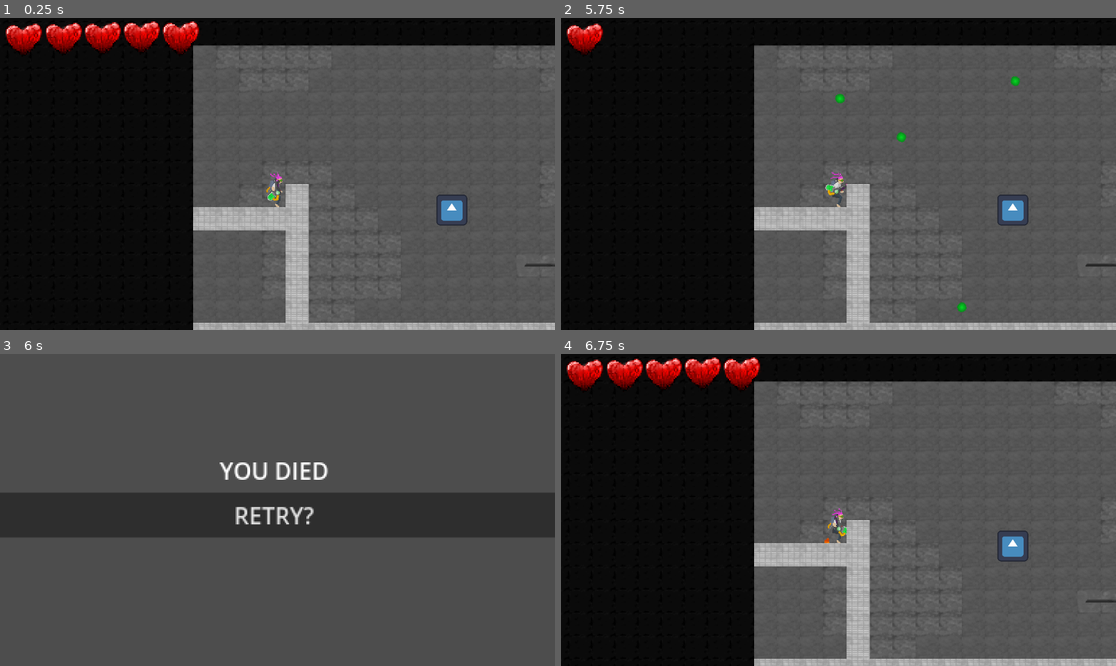
Above: before the commit, frames 1-4 (two rows, left to right).
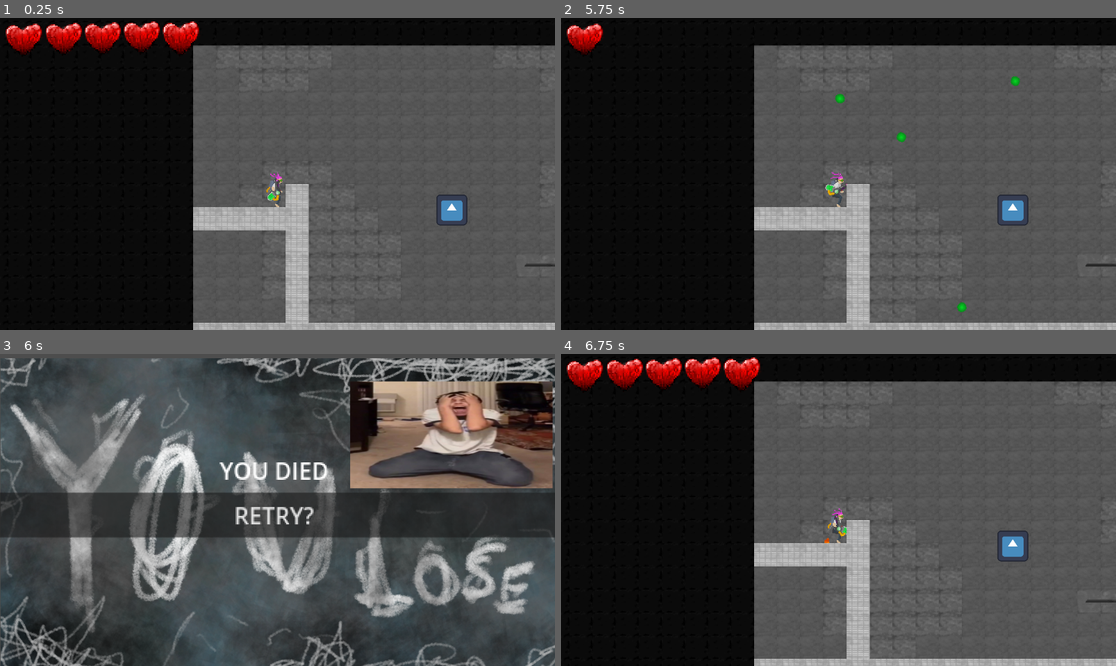
Above: after the commit, the same moments.

Repository: Sn0wy8/Haven
Game: Godot game, scene res://Scenes/main.tscn
Two runs of this game, one before a commit and one after it. Both use one fixed random seed, a clock stepped at 60 frames per second and the inputs below. The engine's default icon, where the game draws it, is replaced by a stand-in: a white triangle on a blue panel in a dark square.
Inputs (mouse positions are in pixels of both pictures, inside the frame that each line leads up to):
- Up to frame 1 (0.25 s): no input
- Up to frame 2 (5.75 s): move the mouse to (960, 158) at 0.52 s; hold D (RIGHT) 0.53-2.03 s; click (960, 158) at 0.6 s; tap W (UP) at 0.77, 1.52, 3.02, 3.77, 4.52 s; move the mouse to (727, 189) at 1.27 s; click (727, 189) at 1.35 s; move the mouse to (894, 105) at 2.02 s; hold A (LEFT) 2.03-2.78 s; click (894, 105) at 2.1 s; move the mouse to (810, 236) at 2.77 s; hold D (RIGHT) 2.78-4.28 s; click (810, 236) at 2.85 s; move the mouse to (1005, 220) at 3.52 s; click (1005, 220) at 3.6 s; move the mouse to (672, 127) at 4.27 s; hold A (LEFT) 4.28-5.03 s; click (672, 127) at 4.35 s; move the mouse to (866, 174) at 5.02 s; hold D (RIGHT) from 5.03 s (still down); click (866, 174) at 5.1 s
- Up to frame 3 (6 s): move the mouse to (194, 432) at 5.77 s; release D (RIGHT) at 5.78 s; hold A (LEFT) from 5.78 s (still down); click (194, 432) at 5.85 s
- Up to frame 4 (6.75 s): tap W (UP) at 6.02 s; release A (LEFT) at 6.5 s; click "RETRY?" at 6.5 s

Frames 1-2 are identical in both runs. In frame 3, 41% of the frame differs, in the area x 0-100%, y 1-100%; in frame 4, nothing differs.

Commit message:
deatsfd

Diff:
--- a/haven/Scenes/DEATH.tscn
+++ b/haven/Scenes/DEATH.tscn
@@ -2,6 +2,7 @@
 
 [ext_resource type="Script" uid="uid://bemtcfbethcfi" path="res://Scenes/death.gd" id="1_f5qp3"]
 [ext_resource type="Script" uid="uid://dk7vlsh14bygg" path="res://Scenes/button.gd" id="2_s8c8q"]
+[ext_resource type="Texture2D" uid="uid://bebkta07sbi6r" path="res://died.png" id="3_7g2bj"]
 
 [node name="DEATH" type="Control" unique_id=437816169]
 layout_mode = 3
@@ -39,6 +40,8 @@
 script = ExtResource("2_s8c8q")
 
 [node name="Sprite2D" type="Sprite2D" parent="." unique_id=831511074]
+position = Vector2(572, 336)
+texture = ExtResource("3_7g2bj")
 
 [node name="Camera2D" type="Camera2D" parent="." unique_id=288949555]
 position = Vector2(571, 327)
Binary file added: haven/died.png
Not shown, added: haven/died.png.import
